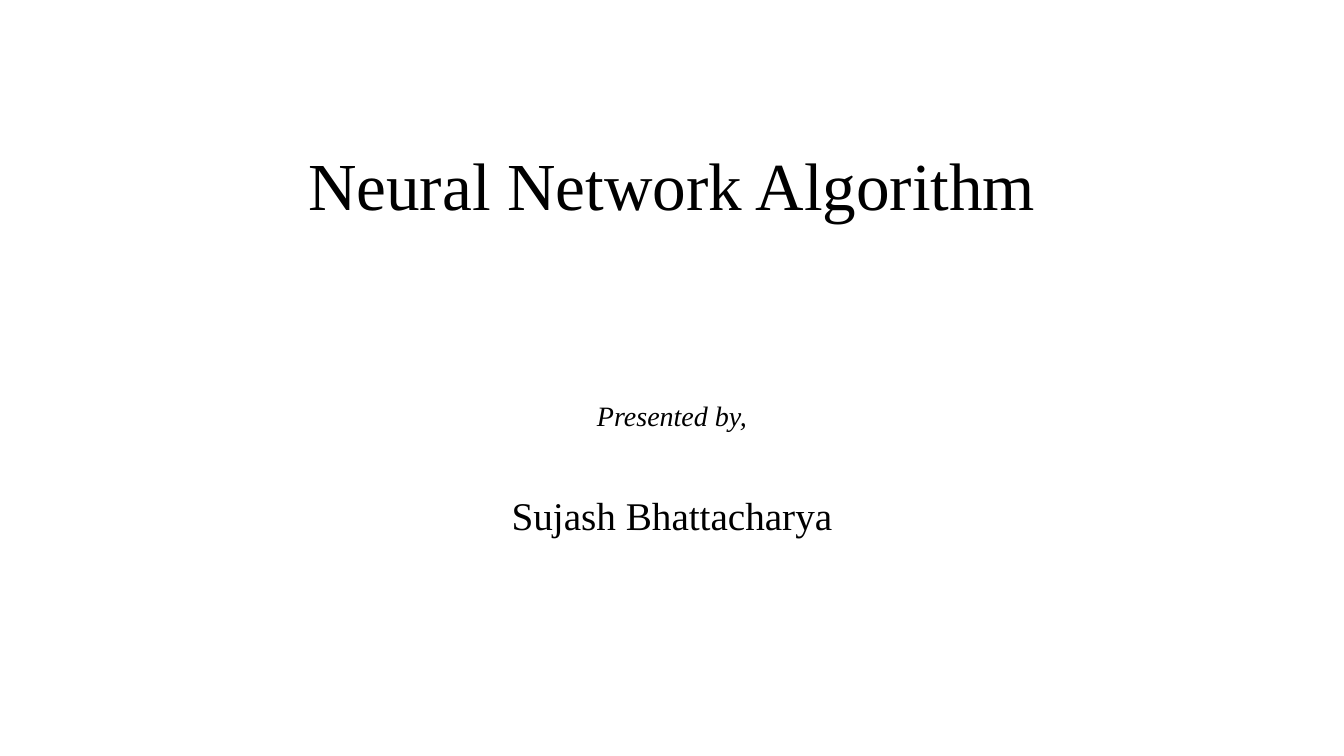
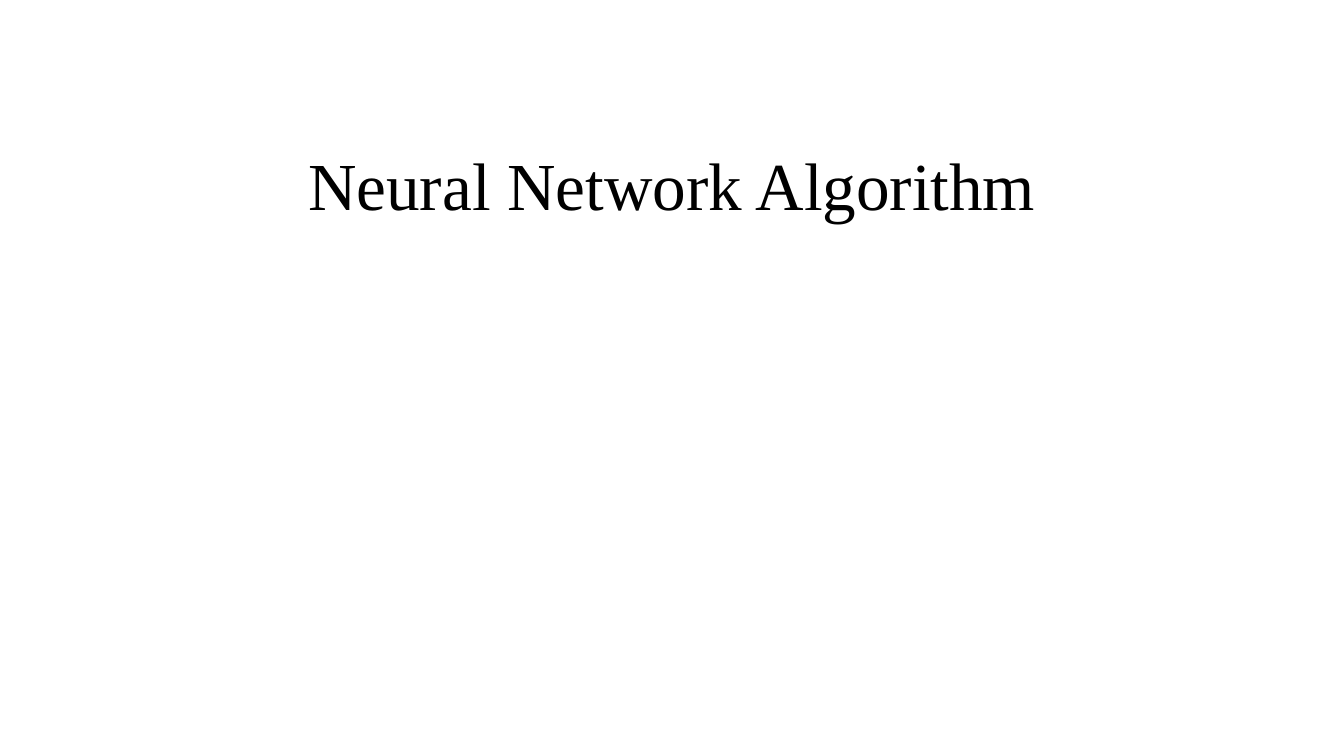
Before and after one commit to DebjitHore/APL405, a slide deck: slide 1 of Week_05_NeuralNetworks_ForwardPropagation./Neural Network Algorithm.pptx. Drawn at 1344x756 pixels with LibreOffice and Linux fonts; fonts in the diff are those of the drawing. Boxes give left, top, right and bottom in pixels: in the first picture for what was removed or moved away, otherwise in the second. Text is boxed around its words. In the diff, an @@ line names an element or a change of style, - is before the commit and + after.

```diff
--- a/Week_05_NeuralNetworks_ForwardPropagation./Neural Network Algorithm.pptx
+++ b/Week_05_NeuralNetworks_ForwardPropagation./Neural Network Algorithm.pptx
@@ subtitle removed at box(512, 406, 832, 538) @@
-Presented by,
-Sujash Bhattacharya
```
Also in this commit, not shown: 3 other slides changed, 1 slide added, 1 slide removed, 3 other files.
